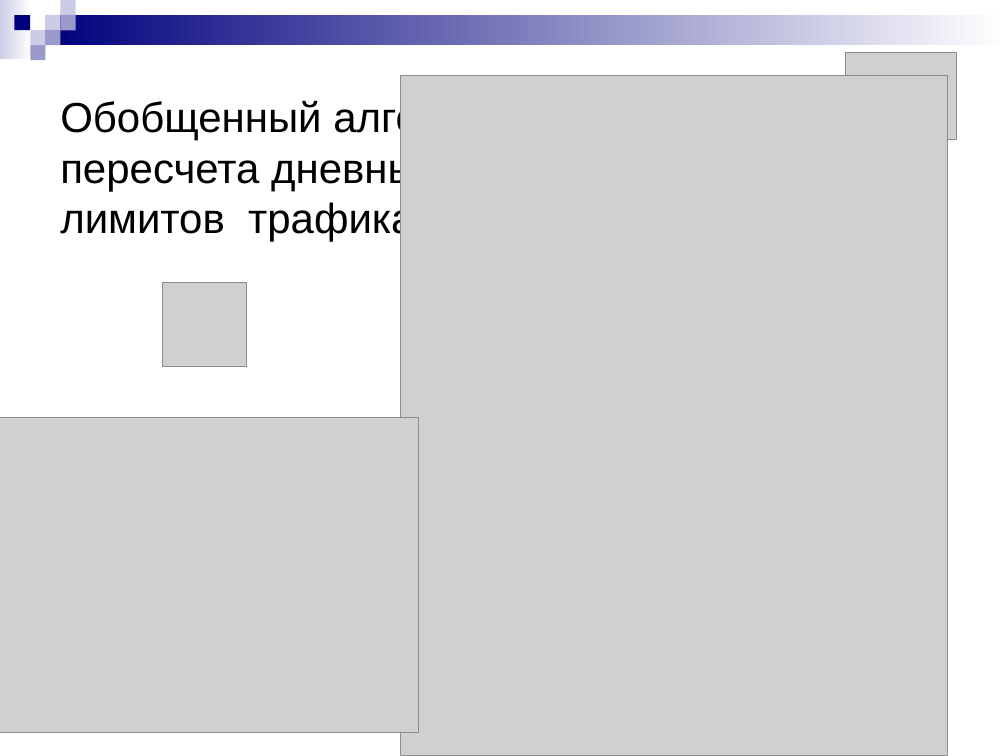
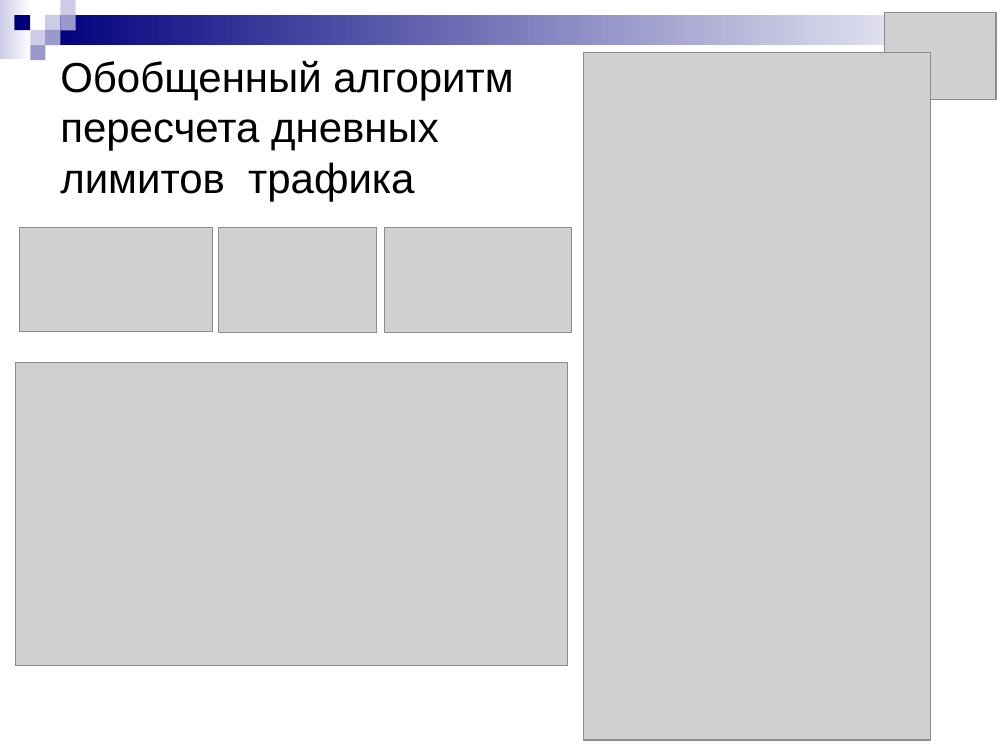
Before and after one commit to aricent123/cadbis, a slide deck: slide 8 of CADBiS_docs/DRypa/presentation.ppt. Drawn at 1008x756 pixels with LibreOffice and Linux fonts; fonts in the diff are those of the drawing; grey boxes stand for pictures. Boxes give left, top, right and bottom in pixels: in the first picture for what was removed or moved away, otherwise in the second. Text is boxed around its words. In the diff, an @@ line names an element or a change of style, - is before the commit and + after.

```diff
--- a/CADBiS_docs/DRypa/presentation.ppt
+++ b/CADBiS_docs/DRypa/presentation.ppt
@@ picture moved from (x1=846, y1=52, x2=957, y2=139) to (x1=885, y1=13, x2=996, y2=100) @@
@@ title "Обобщенный алгоритм пересчета дневных лимитов ..." moved from (x1=60, y1=99, x2=513, y2=242) to (x1=60, y1=61, x2=513, y2=201) @@
@@ picture resized from (x1=401, y1=76, x2=949, y2=756) to (x1=584, y1=52, x2=930, y2=740) @@
@@ picture resized from (x1=162, y1=283, x2=246, y2=367) to (x1=20, y1=227, x2=214, y2=331) @@
@@ picture added at (x1=218, y1=227, x2=376, y2=332) @@
@@ picture added at (x1=385, y1=227, x2=572, y2=332) @@
@@ picture resized from (x1=0, y1=417, x2=418, y2=733) to (x1=16, y1=362, x2=568, y2=665) @@
```
Also in this commit, not shown: 2 other slides changed.
